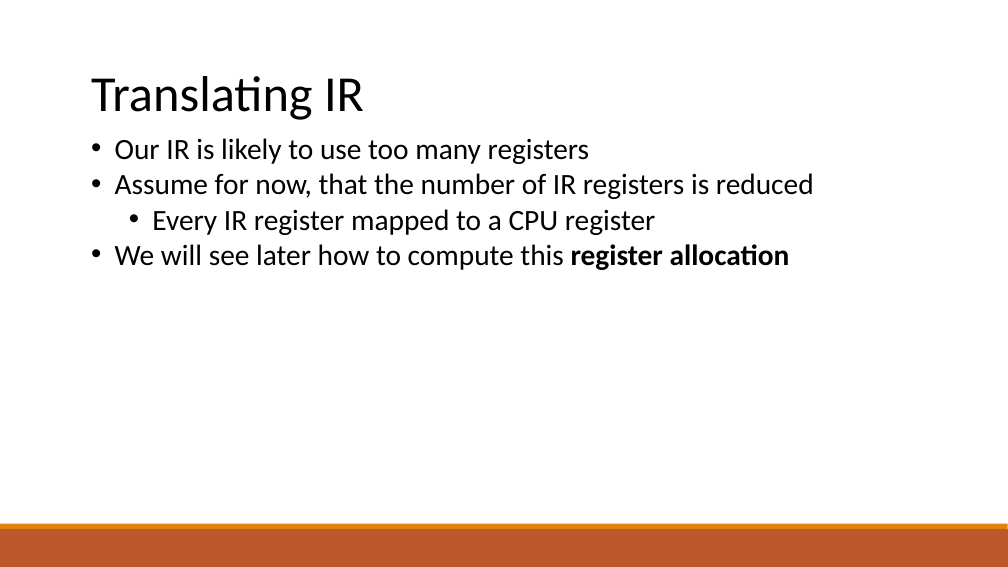
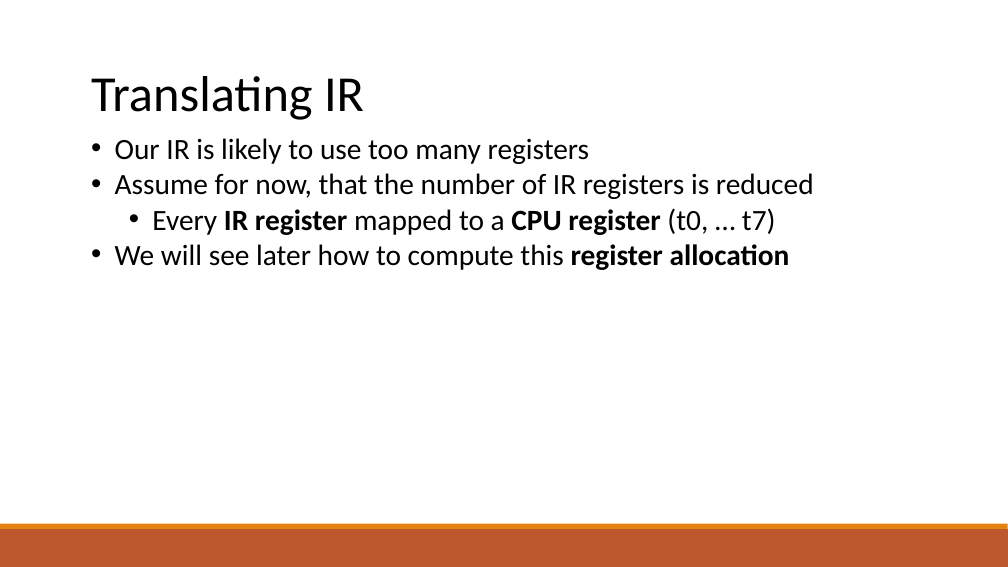
Before and after one commit to raghadzeidan/COMPILATION_TAU_FOR_STUDENTS, a slide deck: slide 31 of new_slides/codegen.pptx. Drawn at 1008x567 pixels with LibreOffice and Linux fonts; fonts in the diff are those of the drawing. Boxes give left, top, right and bottom in pixels: in the first picture for what was removed or moved away, otherwise in the second. Text is boxed around its words. In the diff, an @@ line names an element or a change of style, - is before the commit and + after.

```diff
--- a/new_slides/codegen.pptx
+++ b/new_slides/codegen.pptx
@@ text at bbox=[152, 208, 776, 235]: text changed @@
-  • Every IR register mapped to a CPU register
+  • Every IR register mapped to a CPU register (t0, … t7)
```
Also in this commit, not shown: 8 other slides changed, 3 slides added, 1 slide removed, 3 other files.
